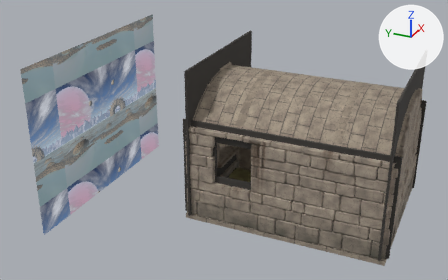
What one commit did to the Blender file assets-source/levels/flat.blend.
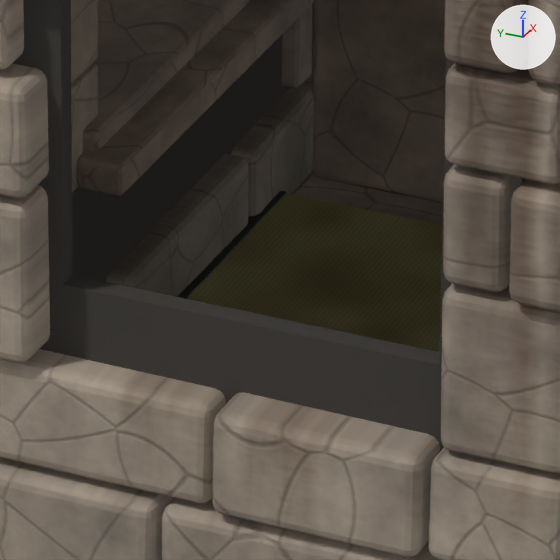
The first picture shows the older version from a camera (50 mm lens) standing at (-10.84, -1.28, 6.41) and looking at (-0.19, 3.52, 1.09). The close-ups show the older and then the newer version on the part from 47% to 58% of the width and 54% to 72% of the height of that picture. Only the edits that show in the close-ups are written down. Arrows for +X, +Y and +Z are at upper right; the lights stay in place.

The scene before the commit, as lines of its bpy script (objects in view):
```python
me_cube_007 = bpy.data.meshes.new('Cube.007')
me_cube_007.from_pydata(...)  # a box spanning x -0.24..0.48, y 3.63..3.67, z 0.0..0.52
me_cube_007.materials.append(mat_mortar)  # dark grey #3f3c38
me_cube_040 = bpy.data.meshes.new('Cube.040')
me_cube_040.from_pydata(...)  # a box spanning x -0.448..0.618, y 2.702..3.598, z 0.0..0.055
me_cube_040.materials.append(mat_tatami)  # picture img_tatami_jpg
me_cube_049 = bpy.data.meshes.new('Cube.049')
me_cube_049.from_pydata(...)  # a box spanning x 0.79..1.35, y 3.07..3.59, z 0.0..0.78
me_cube_049.materials.append(mat_stone_dark)
ob_counter = bpy.data.objects.new('counter', me_cube_049)
ob_counter.location = (0.0, 0.0, 0.0)
_m = ob_counter.modifiers.new('bev', 'BEVEL')
_m.width = 0.02
_m.width_pct = 0.02
_m.segments = 3
ob_tat_d = bpy.data.objects.new('tat_d', me_cube_040)
ob_tat_d.location = (0.0, 0.0, 0.0)
_m = ob_tat_d.modifiers.new('bev', 'BEVEL')
_m.width = 0.006
_m.width_pct = 0.006
_m.segments = 2
ob_wall_n_mortar2 = bpy.data.objects.new('wall_n_mortar2', me_cube_007)
ob_wall_n_mortar2.location = (0.0, 0.0, 0.0)
# also in view: 'wall_w_mortar2' at (-1.4, 2.77, 0.46); 'sill' at (0.12, 3.89, 0.57); 'wall_w_mortar0' at (-1.4, 1.11, 0.99); 'wall_n' at (0.0, 3.67, 1.3); 'wall_w' at (-1.42, 1.8, 0.93)
```
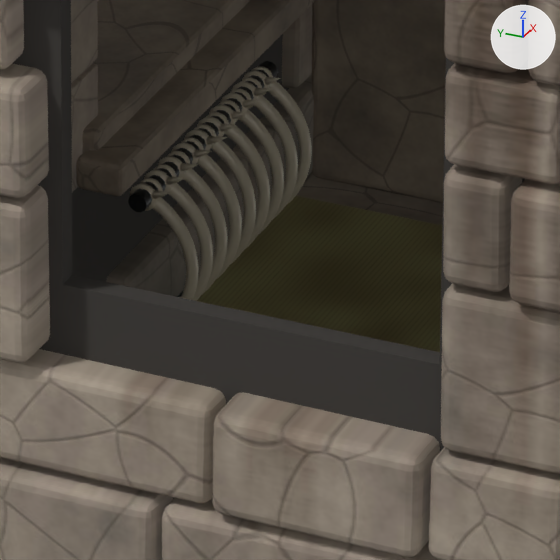
Changed parts and their boxes [x1, y1, x2, y2] in the close-ups (560 x 560 px):
'radiator_spine_rings', added: after [130, 66, 273, 211]
'radiator_spine', added: after [128, 61, 278, 213]
'radiator_rib2', added: after [180, 168, 228, 298]
'radiator_rib1', added: after [168, 183, 213, 301]
'radiator_rib3', added: after [197, 154, 242, 279]
'radiator_rib4', added: after [211, 140, 256, 264]
'radiator_rib5', added: after [225, 125, 270, 250]
'radiator_rib6', added: after [239, 109, 284, 235]
'radiator_rib7', added: after [255, 94, 298, 220]
'radiator_rib8', added: after [268, 81, 312, 205]
'radiator_rib0', added: after [153, 197, 199, 300]
'radiator_spine_spines', added: after [152, 77, 280, 199]
'wall_n_mortar1', unchanged, covered by the edit: before [230, 34, 289, 155]; after [231, 34, 289, 150]

The change, as a diff of the scene's bpy script:
```diff
--- a/assets-source/levels/flat.blend.py
+++ b/assets-source/levels/flat.blend.py
@@ ob_radiator_rib8 @@
+ob_radiator_rib8 = bpy.data.objects.new('radiator_rib8', me_radiator_rib8)  # 456 vertices, 440 faces; spans x 0.386..0.414, y 3.419..3.536, z 0.112..0.433; in mat_bone (light grey #c8bfaa)
+ob_radiator_rib8.location = (0.0, 0.0, 0.0)
@@ ob_radiator_rib7 @@
+ob_radiator_rib7 = bpy.data.objects.new('radiator_rib7', me_radiator_rib7)  # 456 vertices, 440 faces; spans x 0.316..0.344, y 3.419..3.536, z 0.112..0.433; in mat_bone (light grey #c8bfaa)
+ob_radiator_rib7.location = (0.0, 0.0, 0.0)
@@ ob_radiator_rib6 @@
+ob_radiator_rib6 = bpy.data.objects.new('radiator_rib6', me_radiator_rib6)  # 456 vertices, 440 faces; spans x 0.246..0.274, y 3.419..3.536, z 0.112..0.433; in mat_bone (light grey #c8bfaa)
+ob_radiator_rib6.location = (0.0, 0.0, 0.0)
@@ ob_radiator_rib5 @@
+ob_radiator_rib5 = bpy.data.objects.new('radiator_rib5', me_radiator_rib5)  # 456 vertices, 440 faces; spans x 0.176..0.204, y 3.419..3.536, z 0.112..0.433; in mat_bone (light grey #c8bfaa)
+ob_radiator_rib5.location = (0.0, 0.0, 0.0)
@@ ob_radiator_rib4 @@
+ob_radiator_rib4 = bpy.data.objects.new('radiator_rib4', me_radiator_rib4)  # 456 vertices, 440 faces; spans x 0.106..0.134, y 3.419..3.536, z 0.112..0.433; in mat_bone (light grey #c8bfaa)
+ob_radiator_rib4.location = (0.0, 0.0, 0.0)
@@ ob_radiator_rib3 @@
+ob_radiator_rib3 = bpy.data.objects.new('radiator_rib3', me_radiator_rib3)  # 456 vertices, 440 faces; spans x 0.036..0.064, y 3.419..3.536, z 0.112..0.433; in mat_bone (light grey #c8bfaa)
+ob_radiator_rib3.location = (0.0, 0.0, 0.0)
@@ ob_radiator_rib2 @@
+ob_radiator_rib2 = bpy.data.objects.new('radiator_rib2', me_radiator_rib2)  # 456 vertices, 440 faces; spans x -0.034..-0.006, y 3.419..3.536, z 0.112..0.433; in mat_bone (light grey #c8bfaa)
+ob_radiator_rib2.location = (0.0, 0.0, 0.0)
@@ ob_radiator_rib1 @@
+ob_radiator_rib1 = bpy.data.objects.new('radiator_rib1', me_radiator_rib1)  # 456 vertices, 440 faces; spans x -0.104..-0.076, y 3.419..3.536, z 0.112..0.433; in mat_bone (light grey #c8bfaa)
+ob_radiator_rib1.location = (0.0, 0.0, 0.0)
@@ ob_radiator_rib0 @@
+ob_radiator_rib0 = bpy.data.objects.new('radiator_rib0', me_radiator_rib0)  # 456 vertices, 440 faces; spans x -0.174..-0.146, y 3.419..3.536, z 0.112..0.433; in mat_bone (light grey #c8bfaa)
+ob_radiator_rib0.location = (0.0, 0.0, 0.0)
@@ ob_radiator_spine_spines @@
+ob_radiator_spine_spines = bpy.data.objects.new('radiator_spine_spines', me_radiator_spine_spines)  # 160 vertices, 100 faces; spans x -0.18..0.38, y 3.457..3.51, z 0.422..0.455; in mat_bone (light grey #c8bfaa)
+ob_radiator_spine_spines.location = (0.0, 0.0, 0.0)
@@ ob_radiator_spine_rings @@
+ob_radiator_spine_rings = bpy.data.objects.new('radiator_spine_rings', me_radiator_spine_rings)  # 560 vertices, 320 faces; spans x -0.177..0.406, y 3.492..3.557, z 0.392..0.458; in mat_bone (light grey #c8bfaa)
+ob_radiator_spine_rings.location = (0.0, 0.0, 0.0)
@@ ob_radiator_spine @@
+ob_radiator_spine = bpy.data.objects.new('radiator_spine', me_radiator_spine)  # 980 vertices, 966 faces; spans x -0.201..0.441, y 3.5..3.55, z 0.401..0.449; in mat_gunmetal (dark grey #45484b)
+ob_radiator_spine.location = (0.0, 0.0, 0.0)
```
